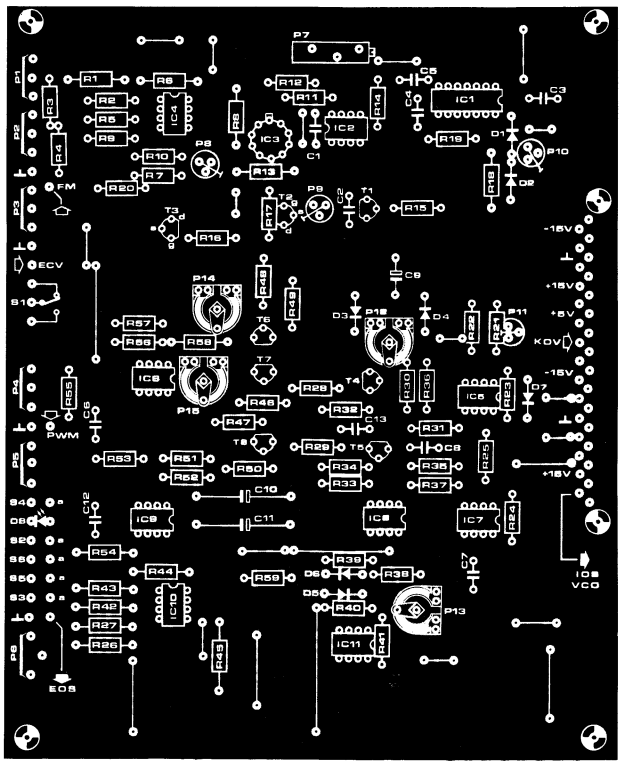
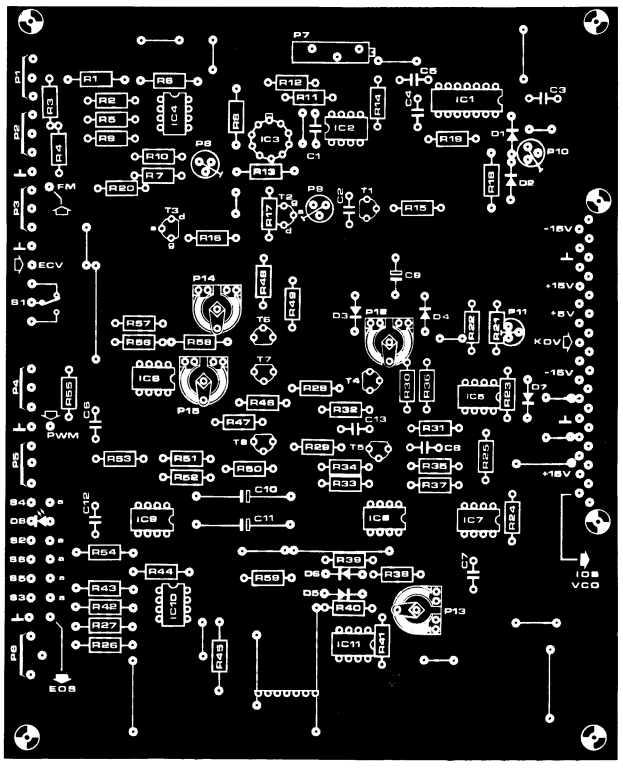
Layered file, before and after one edit (623px x 769px). Changes by layer:
added layer "Pasted Layer #1" above "Pasted Layer" over [254, 690, 319, 697]